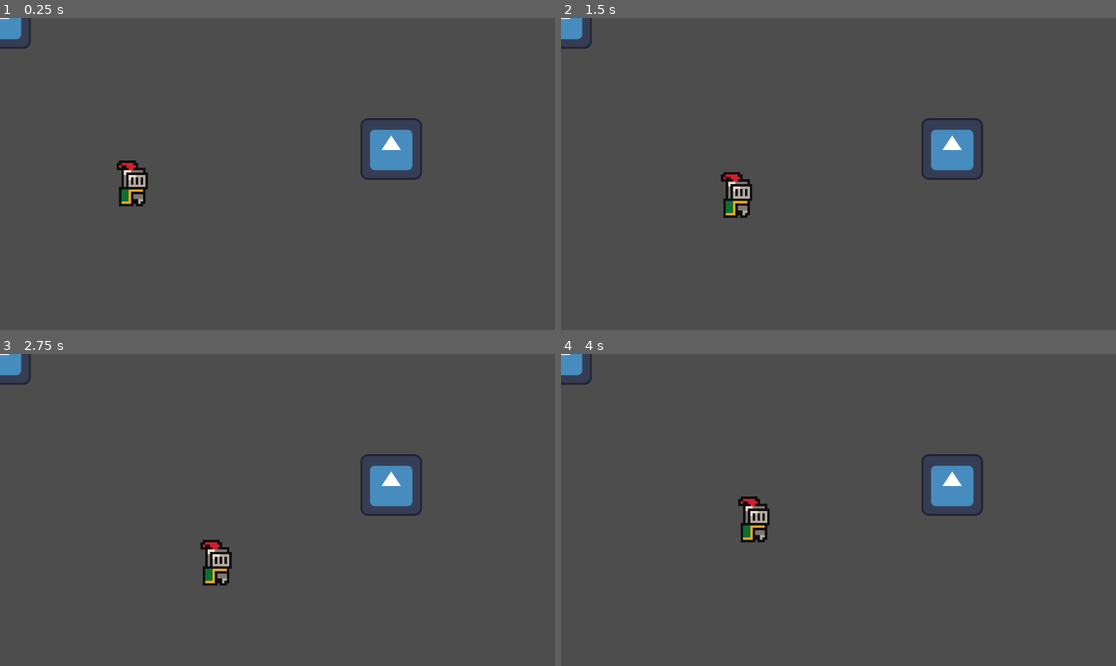
Above: before the commit, frames 1-4 (two rows, left to right).
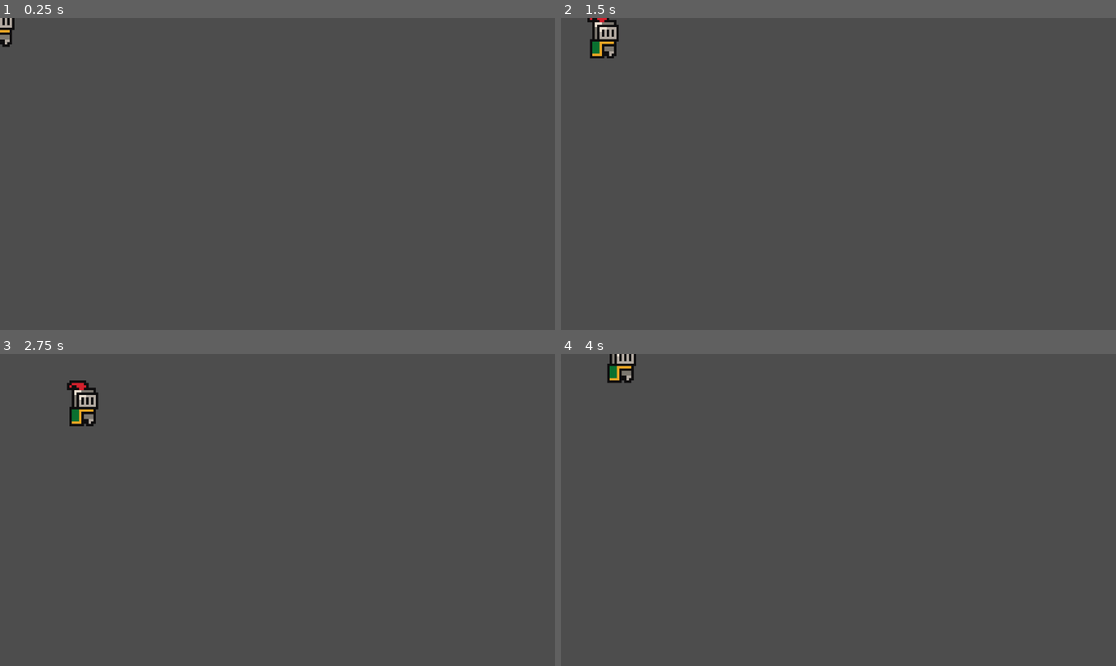
Above: after the commit, the same moments.

Repository: gabridulol/adventure-remake
Game: Godot game, scene res://scenes/world.tscn
The game is run twice, just before and just after one commit, with the same random seed, the same clock (stepped at 60 frames per second) and the same inputs. The engine's default icon, where the game draws it, is replaced by a stand-in: a white triangle on a blue panel in a dark square.
Inputs:
- Up to frame 1 (0.25 s): no input
- Up to frame 2 (1.5 s): tap Enter at 0.5 s; hold D (move_right) 0.53-1.28 s; hold S (move_down) from 1.28 s (still down)
- Up to frame 3 (2.75 s): release S (move_down) at 2.03 s; hold D (move_right) from 2.03 s (still down)
- Up to frame 4 (4 s): release D (move_right) at 2.78 s; hold W (move_up) 2.78-3.53 s; hold A (move_left) from 3.53 s (still down)

The runs differ from the first frame. In frame 1, 2.3% of the frame differs, in the area x 0-77%, y 0-61%; in frame 2, 2.8%; in frame 3, 2.9%, in the area x 0-77%, y 0-75%; in frame 4, 2.7%.

Commit message:
Revert "alterações no dragão"
This reverts commit 11d080bfa3846a6b93ee678f989ce5769de5af9d.

Diff:
--- a/scenes/dragon.tscn
+++ /dev/null
@@ -1,32 +0,0 @@
-[gd_scene load_steps=5 format=3 uid="uid://c07qhkl6jqxga"]
-
-[ext_resource type="Script" uid="uid://caf41n2gs1hy4" path="res://scripts/dragon.gd" id="1_vfigm"]
-[ext_resource type="Texture2D" uid="uid://gwqejiy15vxf" path="res://icon.svg" id="2_5q8uj"]
-
-[sub_resource type="CircleShape2D" id="CircleShape2D_5q8uj"]
-radius = 232.0
-
-[sub_resource type="CircleShape2D" id="CircleShape2D_vfigm"]
-radius = 16.0
-
-[node name="Dragon" type="CharacterBody2D"]
-script = ExtResource("1_vfigm")
-
-[node name="CollisionShape2D" type="CollisionShape2D" parent="."]
-
-[node name="AnimatedSprite2D" type="AnimatedSprite2D" parent="."]
-
-[node name="VisionArea" type="Area2D" parent="."]
-
-[node name="CollisionShape2D" type="CollisionShape2D" parent="VisionArea"]
-shape = SubResource("CircleShape2D_5q8uj")
-
-[node name="Hitbox" type="Area2D" parent="."]
-
-[node name="CollisionShape2D" type="CollisionShape2D" parent="Hitbox"]
-shape = SubResource("CircleShape2D_vfigm")
-
-[node name="Sprite2D" type="Sprite2D" parent="."]
-texture = ExtResource("2_5q8uj")
-
-[connection signal="body_entered" from="Hitbox" to="." method="_on_hitbox_body_entered"]
--- a/scenes/player.tscn
+++ b/scenes/player.tscn
@@ -1,12 +1,9 @@
-[gd_scene load_steps=4 format=3 uid="uid://cmqmmiyf4cc14"]
+[gd_scene load_steps=3 format=3 uid="uid://cmqmmiyf4cc14"]
 
 [ext_resource type="Script" uid="uid://cqkpdh8k2fs0f" path="res://scripts/player.gd" id="1_4flbx"]
 [ext_resource type="Texture2D" uid="uid://buje32rbwstvn" path="res://assets/player/player.png" id="2_g2els"]
 
-[sub_resource type="CircleShape2D" id="CircleShape2D_g2els"]
-radius = 53.08484
-
-[node name="CharacterBody2D" type="CharacterBody2D" groups=["player"]]
+[node name="CharacterBody2D" type="CharacterBody2D"]
 script = ExtResource("1_4flbx")
 
 [node name="Sprite2D" type="Sprite2D" parent="."]
@@ -14,5 +11,3 @@
 texture = ExtResource("2_g2els")
 
 [node name="CollisionShape2D" type="CollisionShape2D" parent="."]
-position = Vector2(-1, 13)
-shape = SubResource("CircleShape2D_g2els")
--- a/scenes/world.tscn
+++ b/scenes/world.tscn
@@ -1,20 +1,9 @@
-[gd_scene load_steps=3 format=3 uid="uid://d2guvy8ue8rse"]
+[gd_scene load_steps=2 format=3 uid="uid://d2guvy8ue8rse"]
 
 [ext_resource type="PackedScene" uid="uid://cmqmmiyf4cc14" path="res://scenes/player.tscn" id="1_nnsk1"]
-[ext_resource type="PackedScene" uid="uid://c07qhkl6jqxga" path="res://scenes/dragon.tscn" id="2_rwgxs"]
 
 [node name="World" type="Node2D"]
 
-[node name="Dragon_fast" parent="." instance=ExtResource("2_rwgxs")]
-
 [node name="Player" parent="." instance=ExtResource("1_nnsk1")]
-position = Vector2(277, 331)
 
 [node name="TileMapLayer" type="TileMapLayer" parent="."]
-
-[node name="CharacterBody2D" type="CharacterBody2D" parent="."]
-
-[node name="Dragon" parent="." groups=["player"] instance=ExtResource("2_rwgxs")]
-position = Vector2(812, 272)
-
-[node name="Dragon_slower" parent="." instance=ExtResource("2_rwgxs")]
--- a/scripts/dragon.gd
+++ /dev/null
@@ -1,46 +0,0 @@
-extends CharacterBody2D
-
-enum State { IDLE, CHASING, DEAD }
-var state: State = State.IDLE
-
-@export var speed: float = 60.0
-
-@onready var anim: AnimatedSprite2D = $AnimatedSprite2D
-@onready var vision_area: Area2D = $VisionArea
-
-var target: CharacterBody2D = null
-
-func _ready() -> void:
-	print("Dragon READY, vision_area =", vision_area)
-	vision_area.body_entered.connect(_on_vision_body_entered)
-	vision_area.body_exited.connect(_on_vision_body_exited)
-
-func _physics_process(delta: float) -> void:
-	match state:
-		State.IDLE:
-			velocity = Vector2.ZERO
-
-		State.CHASING:
-			if target:
-				var direction: Vector2 = (target.global_position - global_position).normalized()
-				velocity = direction * speed
-			else:
-				velocity = Vector2.ZERO
-				state = State.IDLE
-
-		State.DEAD:
-			velocity = Vector2.ZERO
-
-	move_and_slide()
-
-func _on_vision_body_entered(body: Node) -> void:
-	print("VISION ENTER:", body, "groups:", body.get_groups())
-	if body.is_in_group("player") and state != State.DEAD:
-		target = body
-		state = State.CHASING
-
-func _on_vision_body_exited(body: Node) -> void:
-	print("VISION EXIT:", body)
-	if body == target:
-		target = null
-		state = State.IDLE
Not shown, removed: scripts/dragon.gd.uid
